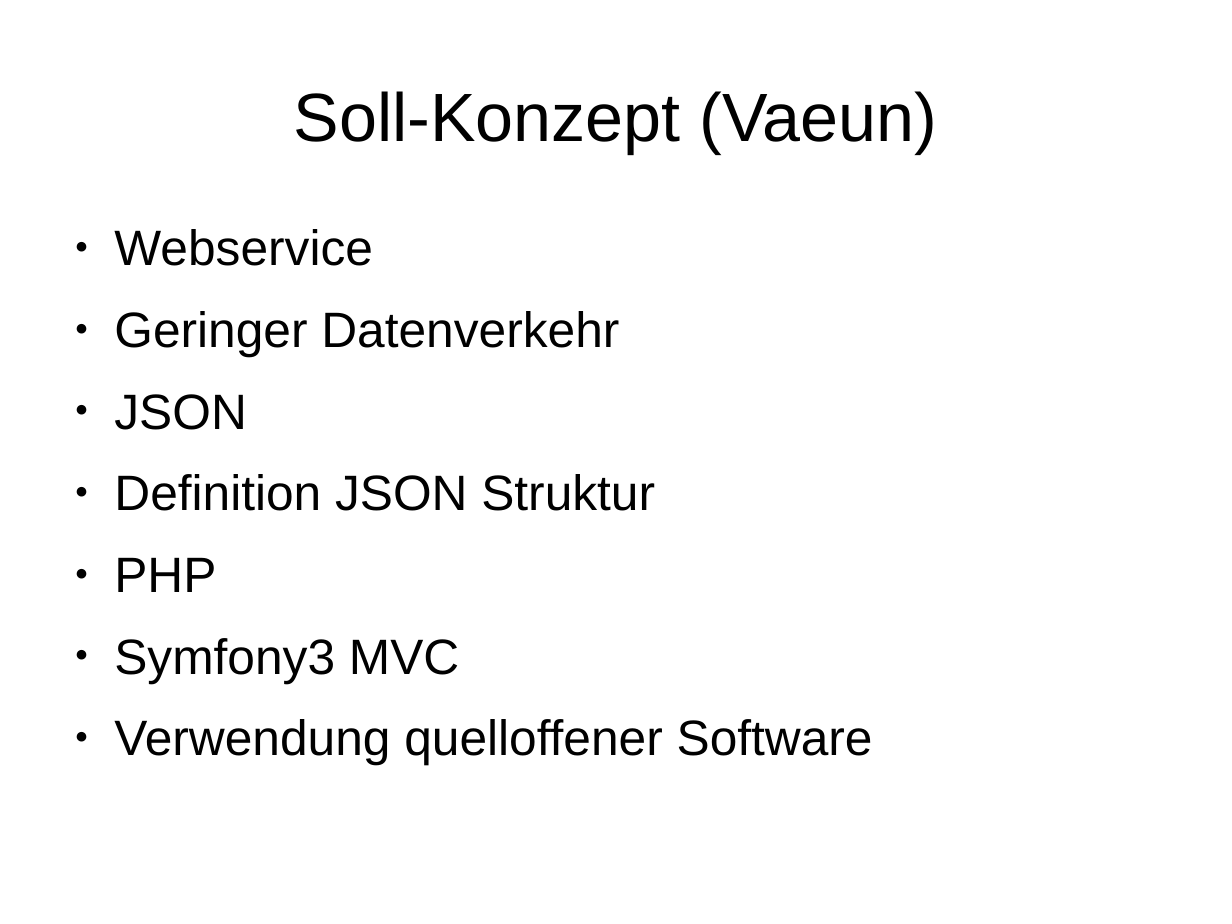
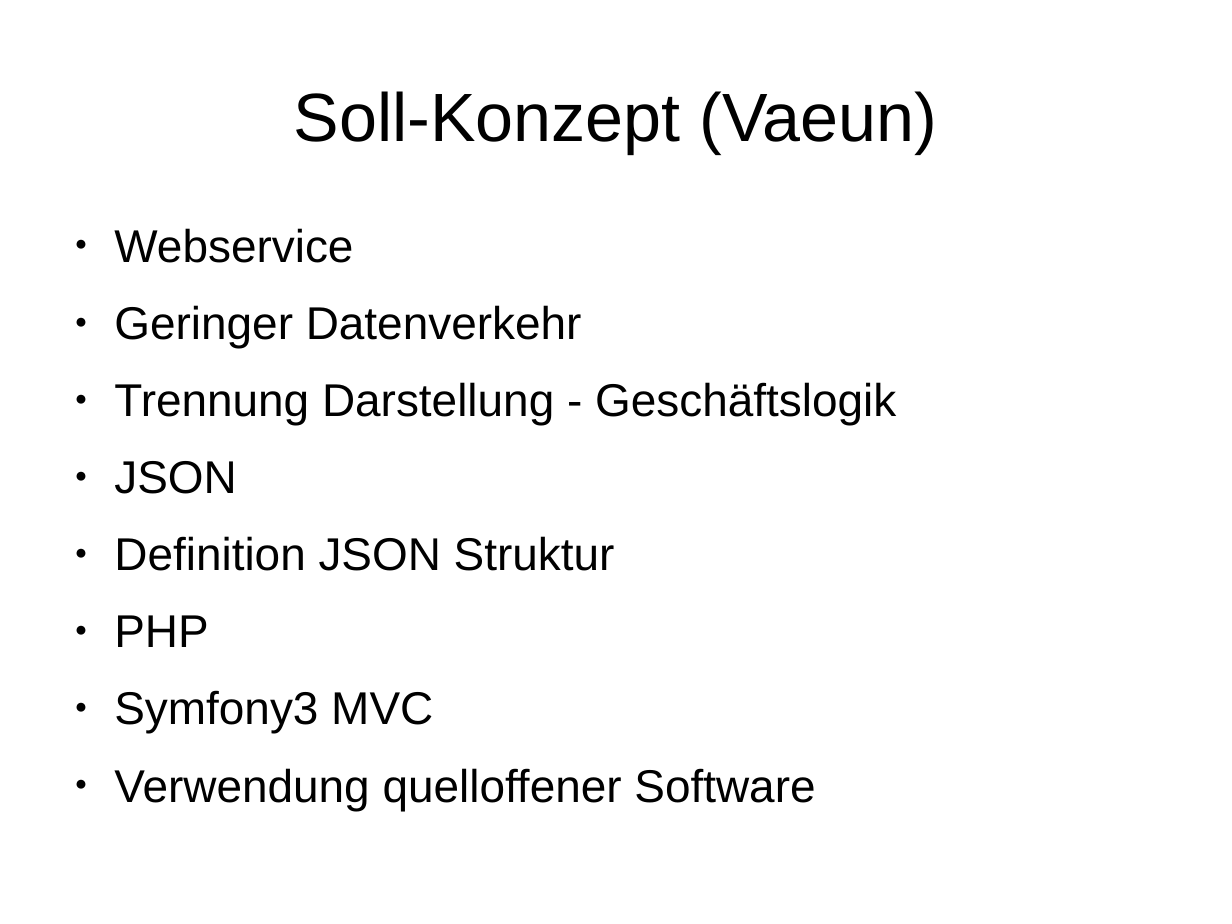
Before and after one commit to janhelmle/weiterbildung_fachinformatiker_ihk_projektantrag, a slide deck: slide 6 of praesentation/presentation_v1.odp. Drawn at 1232x924 pixels with LibreOffice and Linux fonts; fonts in the diff are those of the drawing. Boxes give left, top, right and bottom in pixels: in the first picture for what was removed or moved away, otherwise in the second. Text is boxed around its words. In the diff, an @@ line names an element or a change of style, - is before the commit and + after.

Commit message:
Progress

```diff
--- a/praesentation/presentation_v1.odp
+++ b/praesentation/presentation_v1.odp
@@ text at (x1=114, y1=228, x2=815, y2=811): size 32 to 29.6 pt in "Webservice", "Geringer Datenverkehr", "JSON", "Definition JSON Struktur" and 3 more places @@
@@ text at (x1=114, y1=382, x2=896, y2=425): paragraph added @@
+● Trennung Darstellung - Geschäftslogik
```
